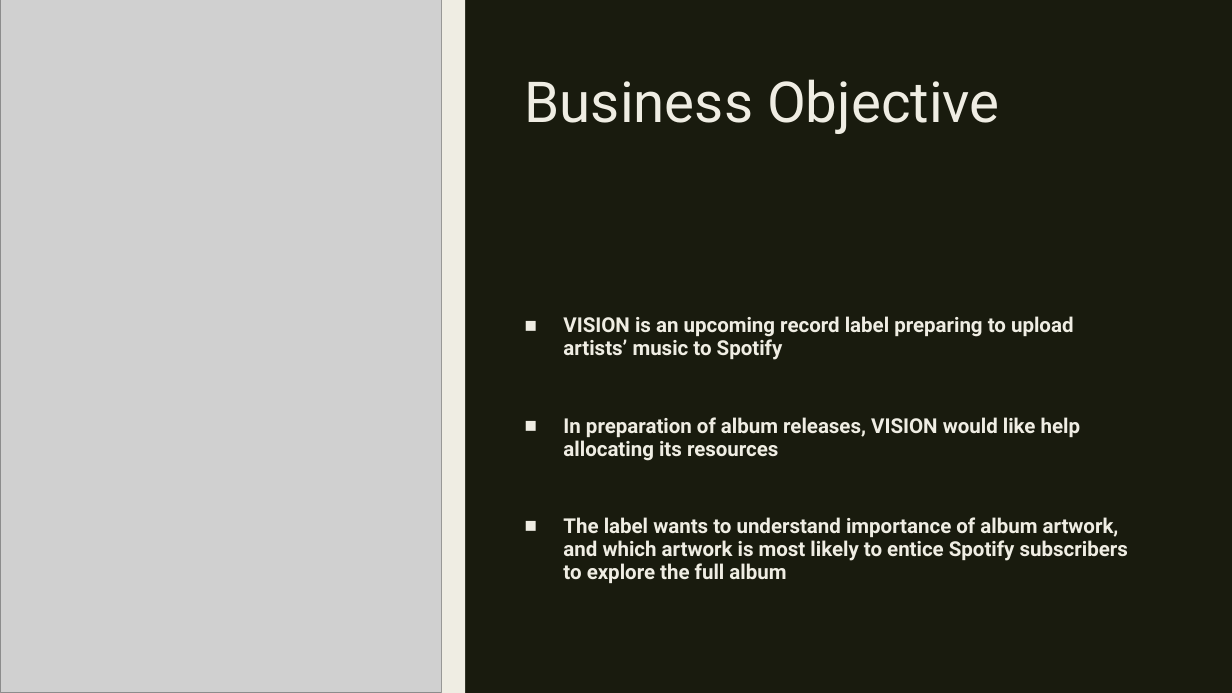
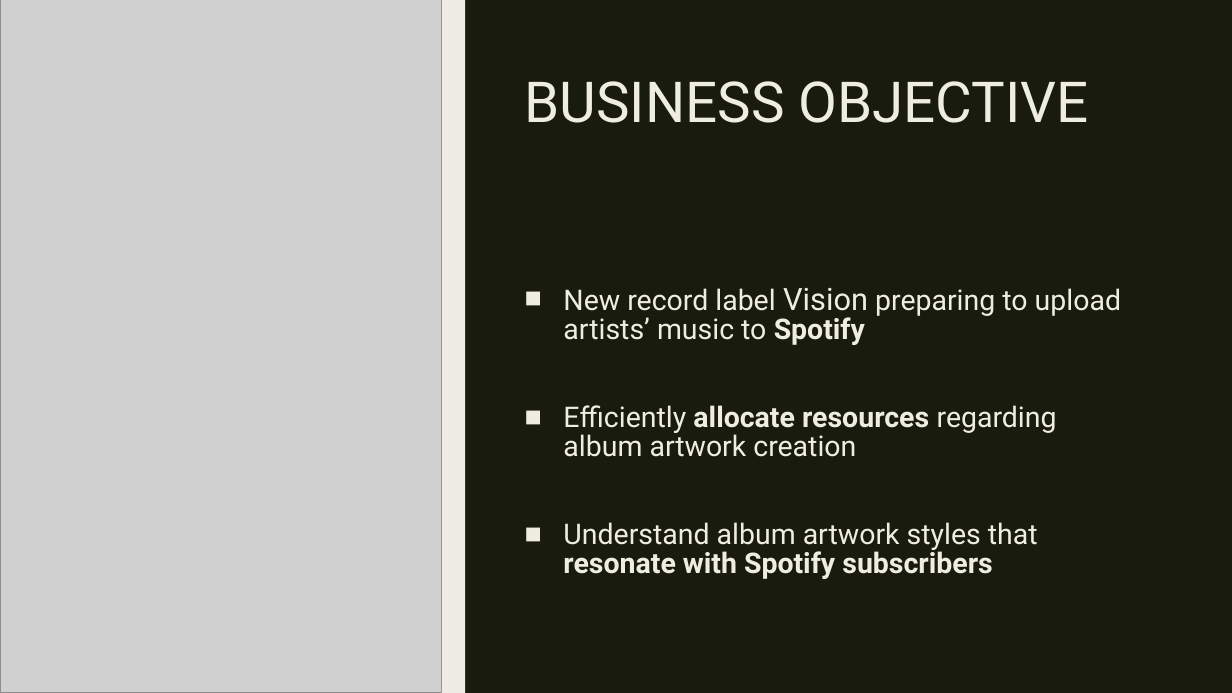
Before and after one commit to sabinabains/dsc-capstone, a slide deck: slide 3 of predicting_song_popularity_by_album_artwork.pptx. Drawn at 1232x693 pixels with LibreOffice and Linux fonts; fonts in the diff are those of the drawing; grey boxes stand for pictures. Boxes give left, top, right and bottom in pixels: in the first picture for what was removed or moved away, otherwise in the second. Text is boxed around its words. In the diff, an @@ line names an element or a change of style, - is before the commit and + after.

```diff
--- a/predicting_song_popularity_by_album_artwork.pptx
+++ b/predicting_song_popularity_by_album_artwork.pptx
@@ title at [525, 81, 1089, 123]: text changed @@
-Business Objective
+BUSINESS OBJECTIVE
@@ text at [563, 288, 1121, 579]: text changed; size 16 to 22.2 pt; bold off @@
-■ VISION is an upcoming record label preparing to upload artists’ music to Spotify
-■ In preparation of album releases, VISION would like help allocating its resources
-■ The label wants to understand importance of album artwork, and which artwork is most likely to entice Spotify subscribers to explore the full album
+■ New record label Vision preparing to upload artists’ music to Spotify
+■ Efficiently allocate resources regarding album artwork creation
+■ Understand album artwork styles that resonate with Spotify subscribers
```
Also in this commit, not shown: 6 other slides changed, 1 other file.
